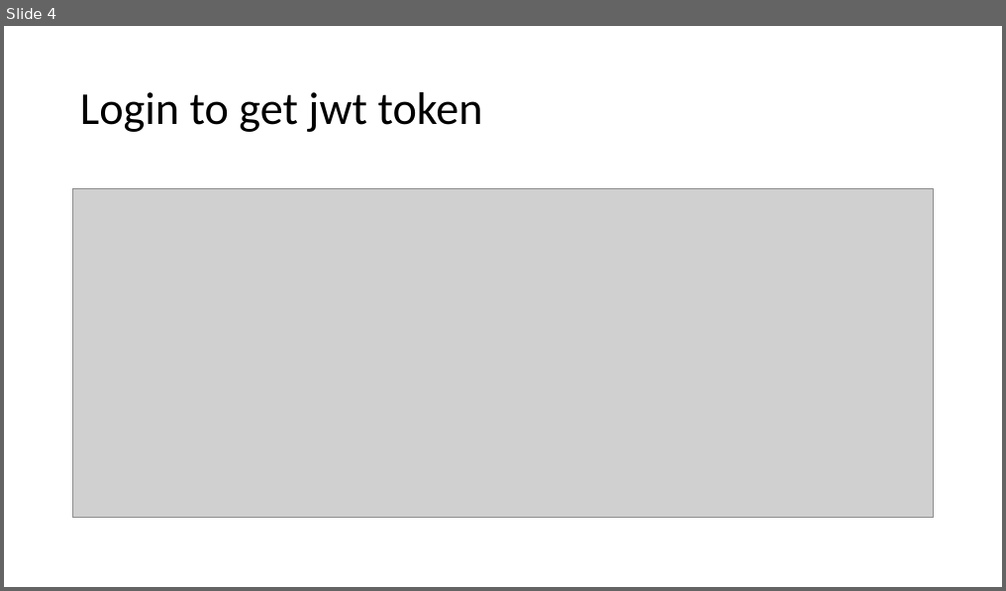
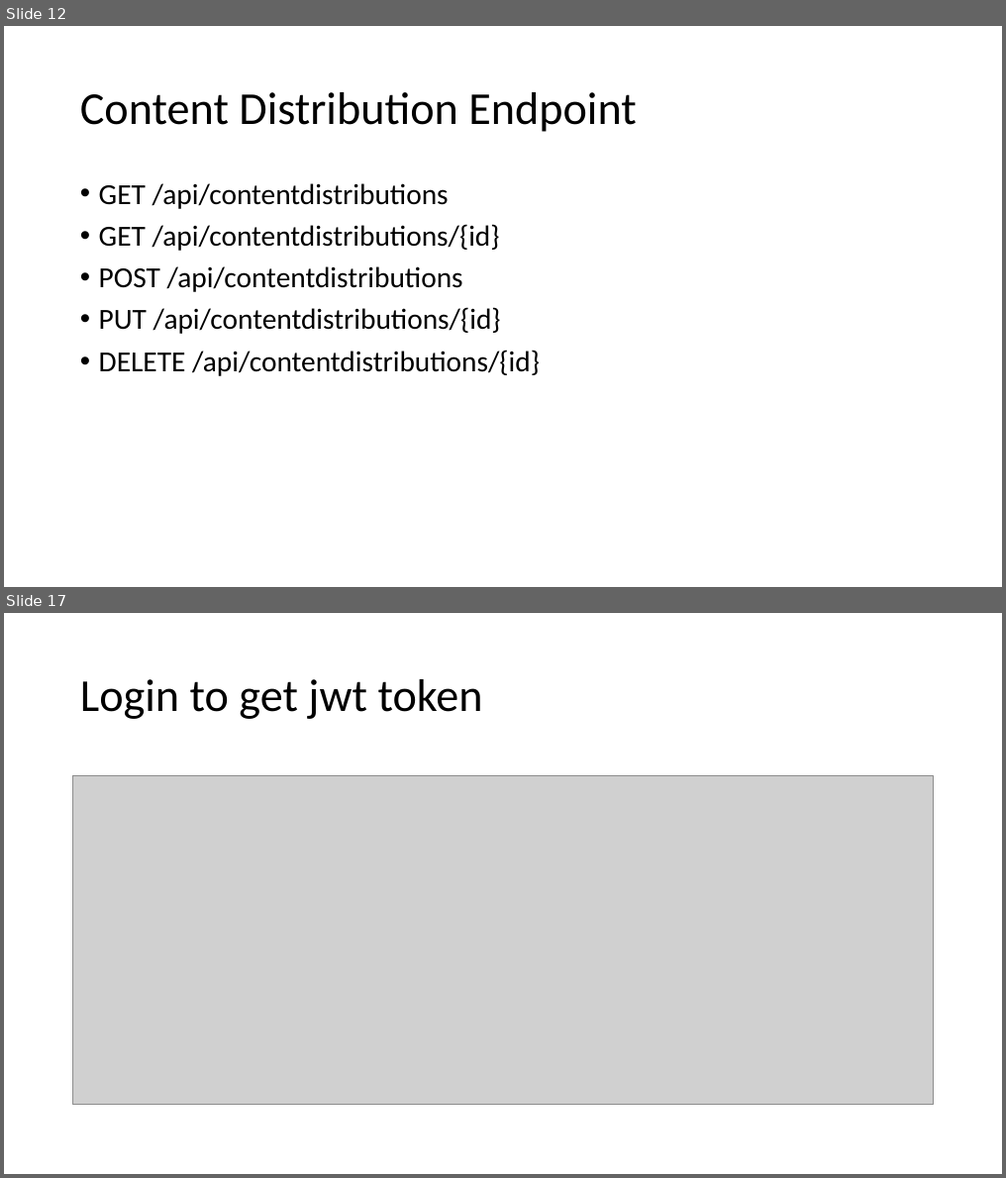
Before and after one commit to Lejuan60606/PlayGoodSolution, a slide deck: Presentation1.pptx. Shown one above the other, each under a label of ours: slide 4 before the commit, slides 12 and 17 after it; the slides between them are not shown. The pictures are 1006x591 and 1006x1178 pixels, drawn with LibreOffice and Linux fonts; fonts in the diff are those of the drawing; grey boxes stand for pictures. Boxes give left, top, right and bottom in pixels: in the first picture for what was removed or moved away, otherwise in the second. Text is boxed around its words. In the diff, an @@ line names an element or a change of style, - is before the commit and + after.

```diff
--- a/Presentation1.pptx
+++ b/Presentation1.pptx
@@ slide 12 added at (x1=4, y1=26, x2=1002, y2=587), background #FFFFFF @@
@@ title added at (x1=80, y1=92, x2=636, y2=132), 44 pt, text #000000 @@
+Content Distribution Endpoint
@@ text added at (x1=99, y1=183, x2=540, y2=376), 28 pt, text #000000 @@
+• GET /api/contentdistributions
+• GET /api/contentdistributions/{id}
+• POST /api/contentdistributions
+• PUT /api/contentdistributions/{id}
+• DELETE /api/contentdistributions/{id}
@@ what was slide 4 is now slide 17 @@
```
Also in this commit, not shown: 3 slides changed, 12 other slides added.
